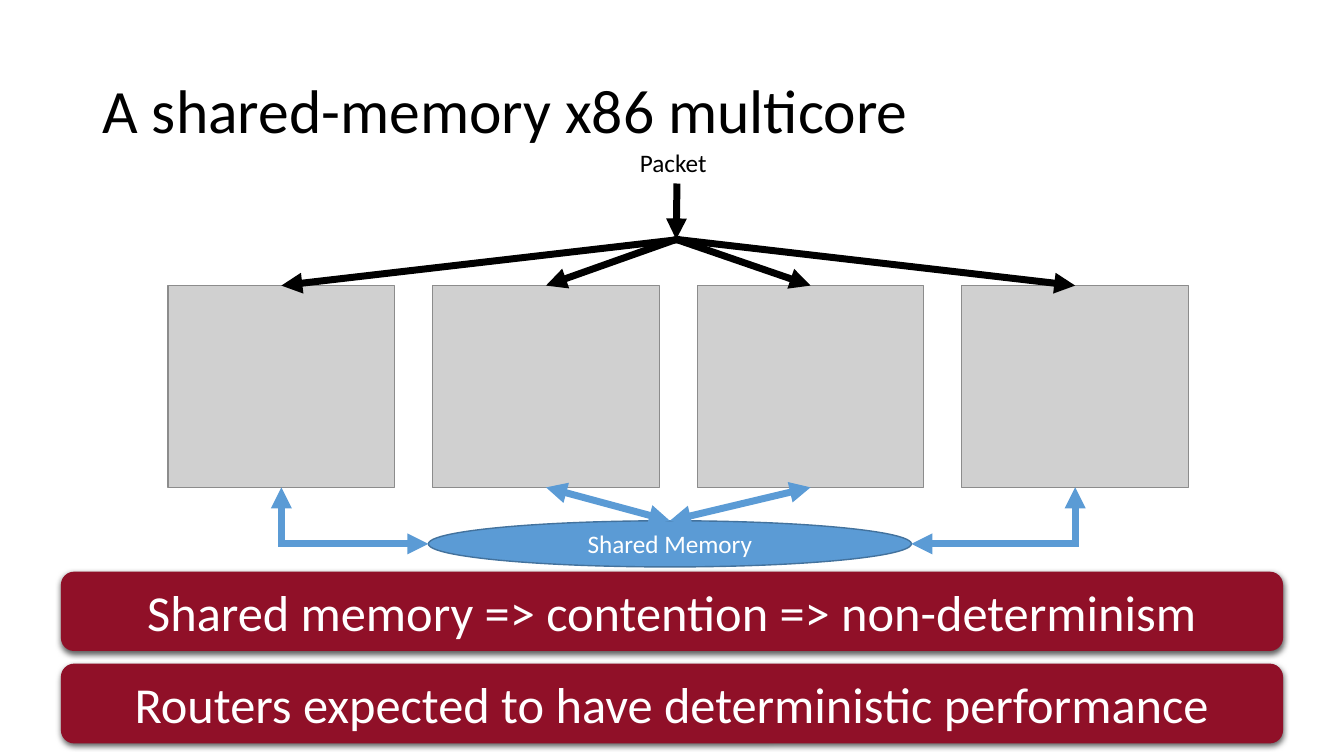
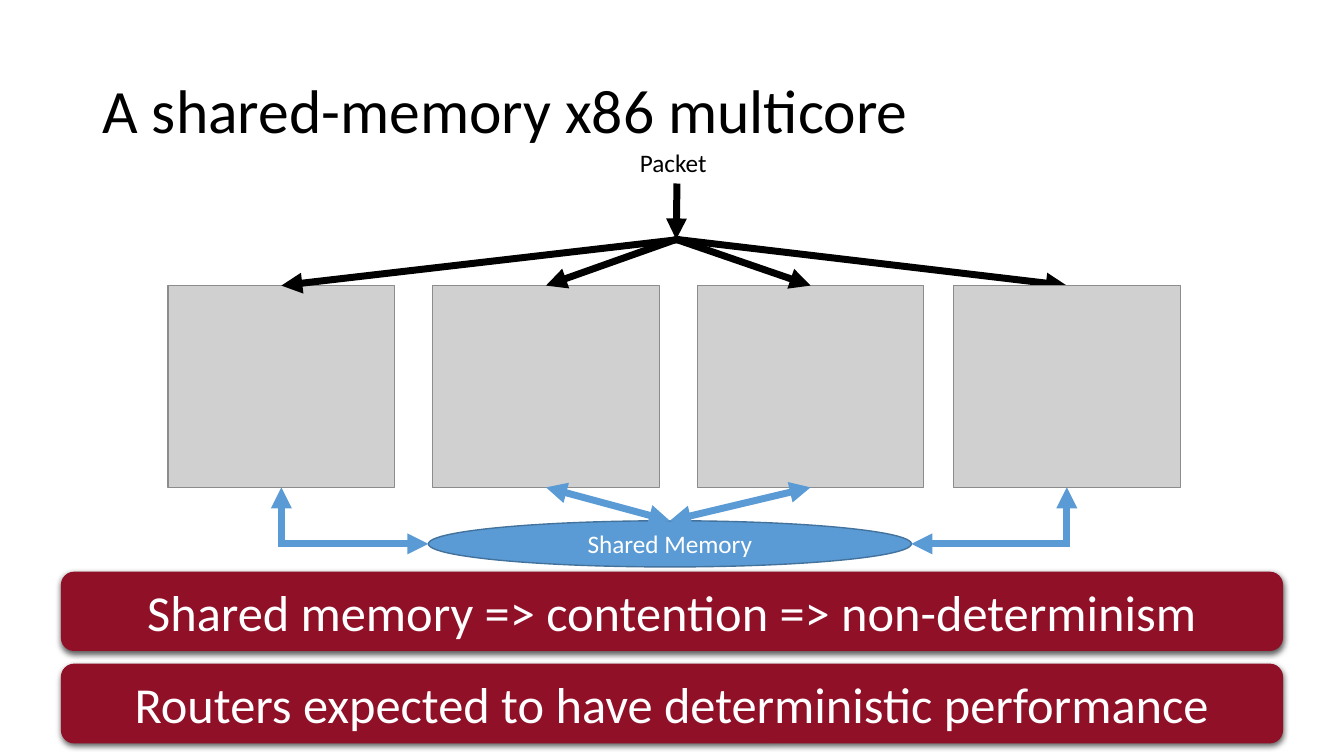
Before and after one commit to anirudhSK/pifo-domino-marple-ppts, a slide deck: slide 29 of combined_domino_pifo.pptx (slide 25 before the commit). Drawn at 1344x756 pixels with LibreOffice and Linux fonts; fonts in the diff are those of the drawing; grey boxes stand for pictures. Boxes give left, top, right and bottom in pixels: in the first picture for what was removed or moved away, otherwise in the second. Text is boxed around its words. In the diff, an @@ line names an element or a change of style, - is before the commit and + after.

```diff
--- a/combined_domino_pifo.pptx
+++ b/combined_domino_pifo.pptx
@@ arrow moved from (677, 240) - (1076, 285) to (677, 240) - (1067, 285) @@
@@ picture: place and size @@
-picture at (962, 285, 1189, 487)
+picture at (954, 285, 1181, 487)
@@ elbow double arrow moved from (1076, 488) - (911, 544) to (1067, 488) - (911, 544) @@
```
Also in this commit, not shown: 3 other slides changed, 6 slides added.
